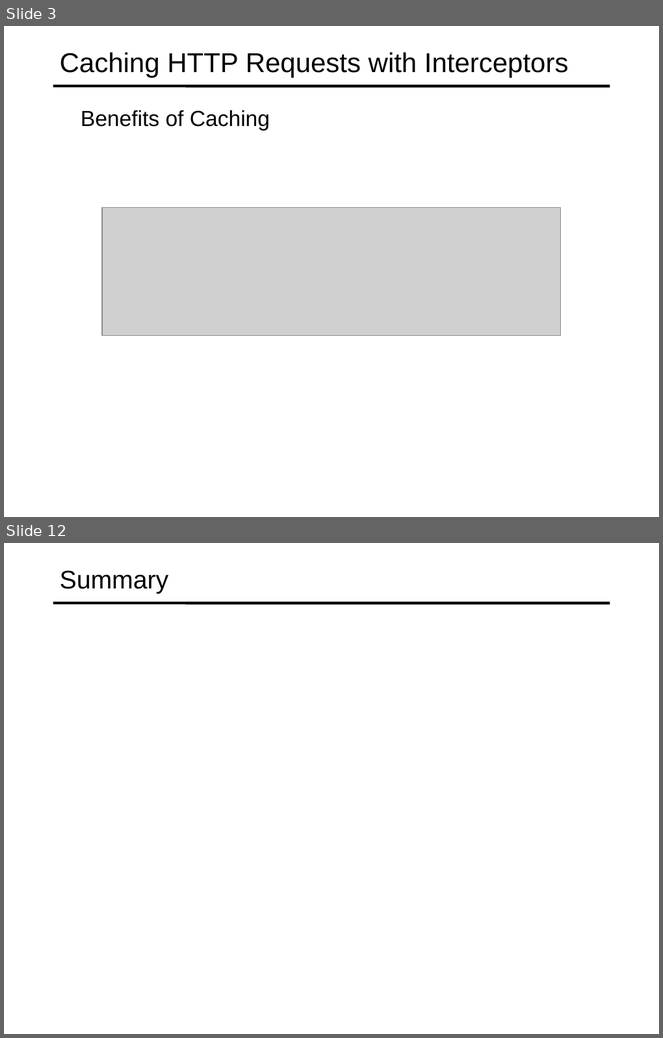
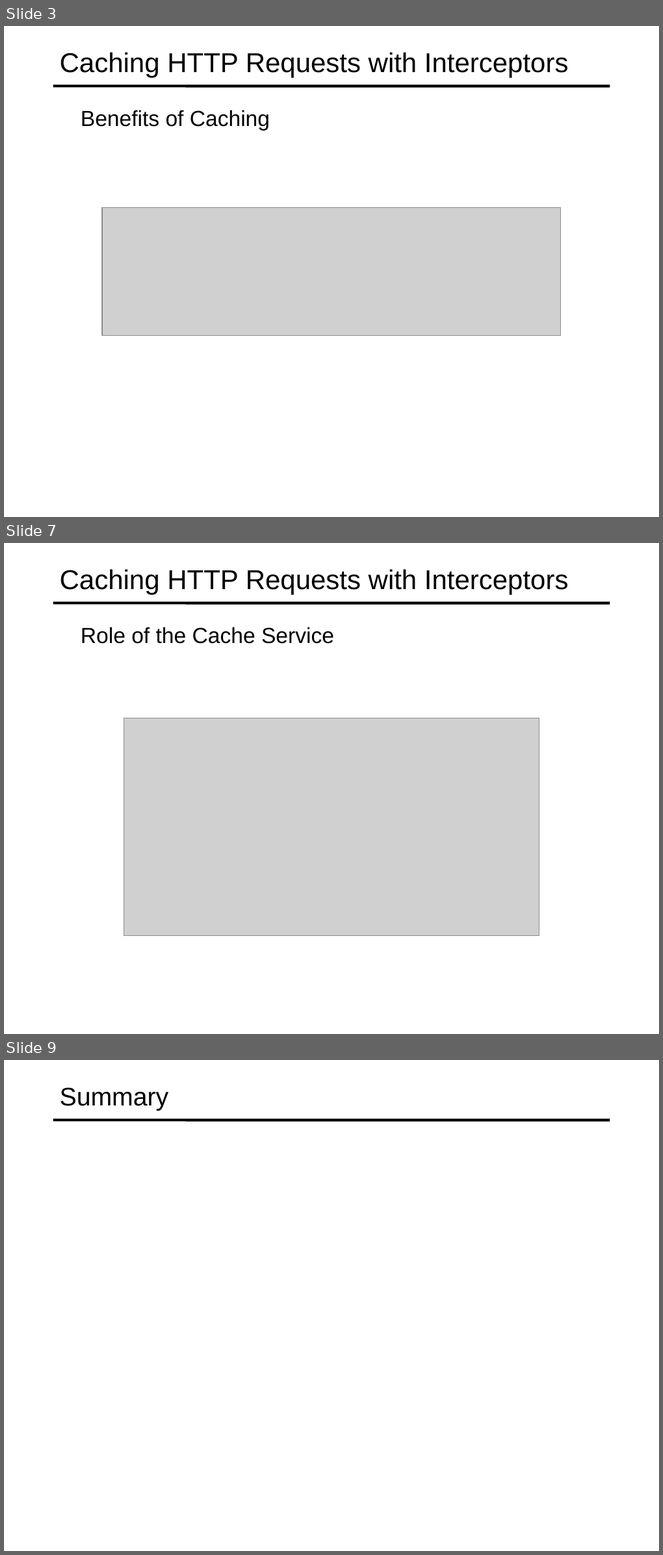
Before and after one commit to specter01wj/Jago_Link_Training, a slide deck: Angular/Angular12/Deep Dive/Angular HTTP Communication/4_Caching_HTTP_Requests_with_Interceptors/L4_Caching_HTTP_Requests_with_Interceptors.ppt. Shown one above the other, each under a label of ours: slides 3 and 12 before the commit, slides 3, 7 and 9 after it; the slides between them are not shown. The pictures are 663x1038 and 663x1555 pixels, drawn with LibreOffice and Linux fonts; fonts in the diff are those of the drawing; grey boxes stand for pictures. Boxes give left, top, right and bottom in pixels: in the first picture for what was removed or moved away, otherwise in the second. Text is boxed around its words. In the diff, an @@ line names an element or a change of style, - is before the commit and + after.

```diff
--- a/Angular/Angular12/Deep Dive/Angular HTTP Communication/4_Caching_HTTP_Requests_with_Interceptors/L4_Caching_HTTP_Requests_with_Interceptors.ppt
+++ b/Angular/Angular12/Deep Dive/Angular HTTP Communication/4_Caching_HTTP_Requests_with_Interceptors/L4_Caching_HTTP_Requests_with_Interceptors.ppt
@@ slide 7 added at [4, 543, 659, 1034], background #FFFFFF; not listed: 1 template element that a slide beside it also shows @@
@@ title added at [60, 569, 569, 594], 30 pt, text #000000 @@
+Caching HTTP Requests with Interceptors
@@ text added at [81, 627, 334, 644], 24 pt, text #000000 @@
+  Role of the Cache Service
@@ picture added at [124, 719, 540, 936] @@
@@ what was slide 12 is now slide 9 @@
```
Also in this commit, not shown: 4 other slides added, 8 slides removed, 1 other file.
